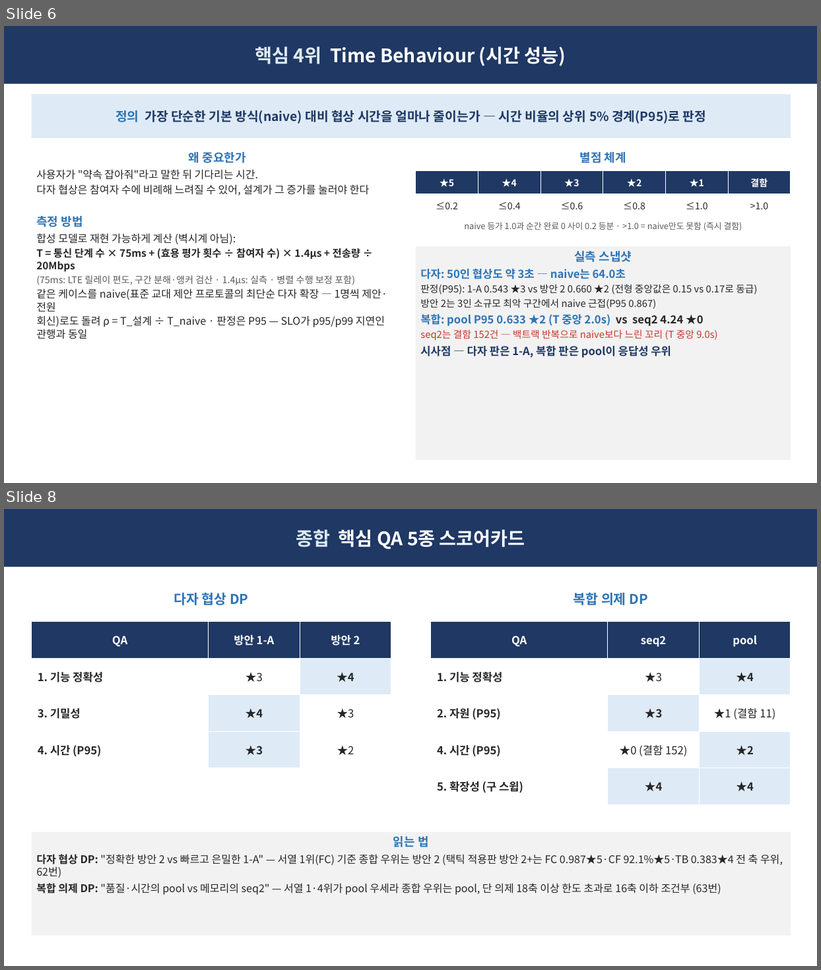
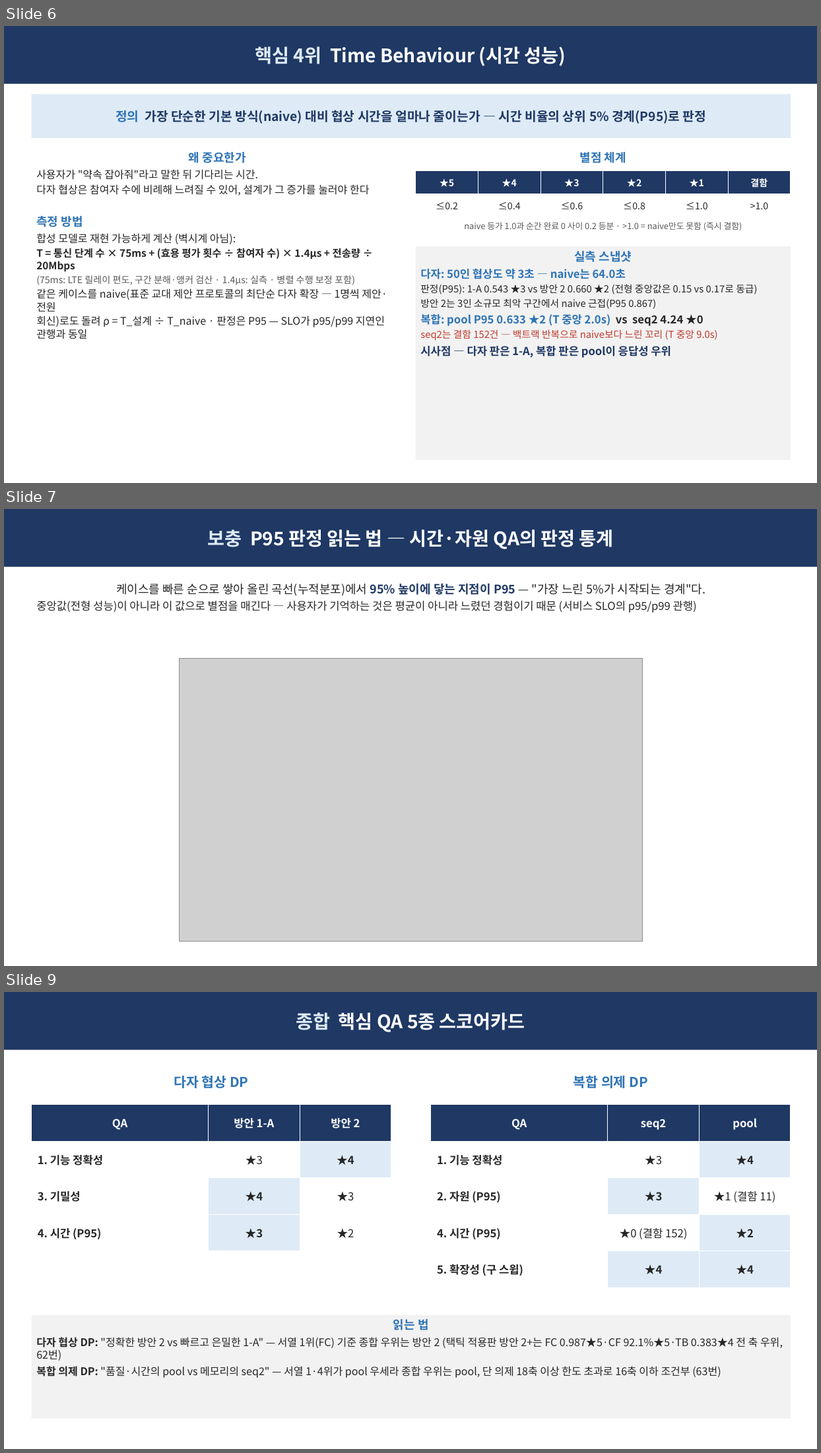
Before and after one commit to Sunwoo-Nam/architect-teamproject, a slide deck: docs/changbae/61-핵심QA-5종-임원-브리핑.pptx. Shown one above the other, each under a label of ours: slides 6 and 8 before the commit, slides 6, 7 and 9 after it; the slides between them are not shown. The pictures are 821x970 and 821x1453 pixels, drawn with LibreOffice and Linux fonts; fonts in the diff are those of the drawing; grey boxes stand for pictures. Boxes give left, top, right and bottom in pixels: in the first picture for what was removed or moved away, otherwise in the second. Text is boxed around its words. In the diff, an @@ line names an element or a change of style, - is before the commit and + after.

```diff
--- a/docs/changbae/61-핵심QA-5종-임원-브리핑.pptx
+++ b/docs/changbae/61-핵심QA-5종-임원-브리핑.pptx
@@ slide 7 added at <box>4,509,817,966</box>, background #FFFFFF @@
@@ rectangle added at <box>4,509,817,567</box>, fill #1F3864, 22 pt, text #FFFFFF, bold @@
+보충 P95 판정 읽는 법 — 시간·자원 QA의 판정 통계
@@ text added at <box>36,584,706,613</box>, 13 pt, text #262626 @@
+케이스를 빠른 순으로 쌓아 올린 곡선(누적분포)에서 95% 높이에 닿는 지점이 P95 — "가장 느린 5%가 시작되는 경계"다.
+중앙값(전형 성능)이 아니라 이 값으로 별점을 매긴다 — 사용자가 기억하는 것은 평균이 아니라 느렸던 경험이기 때문 (서비스 SLO의 p95/p99 관행)
@@ picture added at <box>179,658,643,941</box> @@
@@ what was slide 8 is now slide 9 @@
```
Also in this commit, not shown: 4 slides changed, 7 other files.
